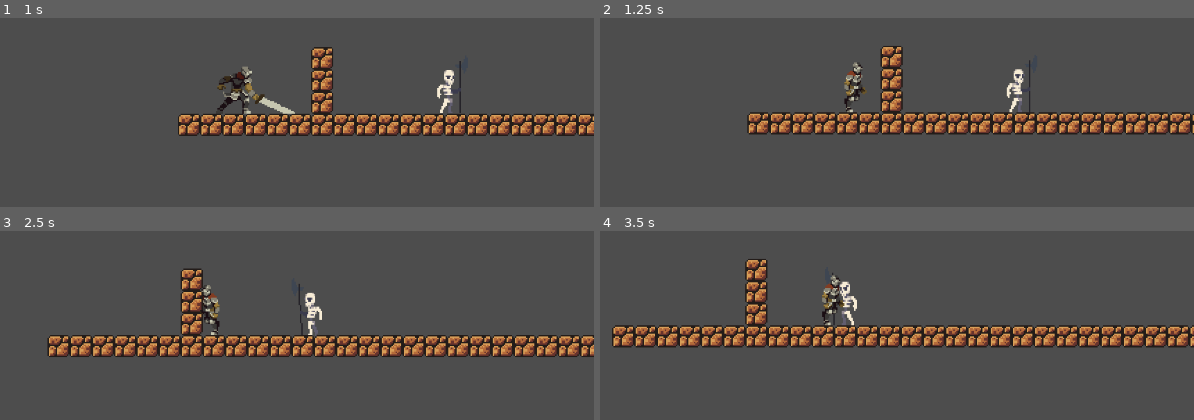
Above: before the commit, frames 1-4 (two rows, left to right).
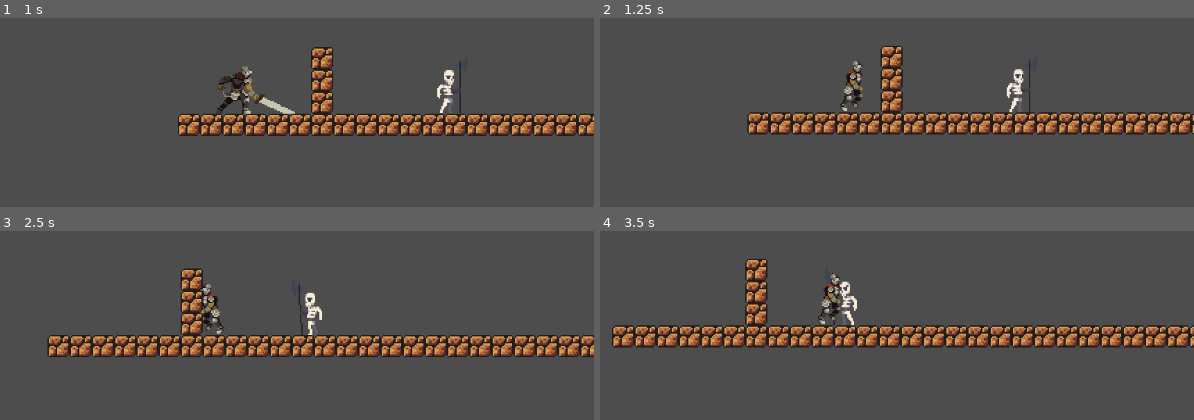
Above: after the commit, the same moments.

Repository: AMuh2020/amal_carole
Game: Godot game, scene res://scenes/levels/level_1.tscn
Two runs of this game, one before a commit and one after it. Both use one fixed random seed, a clock stepped at 60 frames per second and the inputs below. This scene is started directly instead of the project's main scene.
Inputs:
- Up to frame 1 (1 s): tap Enter at 0.5 s; hold D (move_right) from 0.53 s (still down); tap J (attack) at 0.6 s; tap Space (jump) at 0.77 s
- Up to frame 2 (1.25 s): keep holding D (move_right)
- Up to frame 3 (2.5 s): tap S (crouch) at 1.35 s; tap Space (jump) at 1.52 s; release D (move_right) at 2.03 s; hold A (move_left) from 2.03 s (still down); hold E (interact) from 2.03 s (still down)
- Up to frame 4 (3.5 s): release A (move_left) at 2.78 s; release E (interact) at 2.78 s; hold D (move_right) from 2.78 s (still down); tap J (attack) at 2.85 s; tap Space (jump) at 3.02 s

Frame 1 is identical in both runs. In frame 2, 0.5% of the frame differs, in the area x 40-45%, y 22-51%; in frame 3, 0.5%; in frame 4, 0.5%, in the area x 36-42%, y 22-51%.

Commit message:
merge-fix: duplicates with old and new after a merge (NOTE TO SELF: BE CAREFUL WITH MERGES)

Diff:
--- a/scenes/levels/level_1.tscn
+++ b/scenes/levels/level_1.tscn
@@ -1,11 +1,11 @@
-[gd_scene load_steps=6 format=4 uid="uid://dn1071flmioco"]
+[gd_scene load_steps=6 format=4 uid="uid://h0dg0j1q4t5t"]
 
-[ext_resource type="PackedScene" uid="uid://dajn4ssj34ym7" path="res://scenes/players_and_enemies/player.tscn" id="1_bswci"]
-[ext_resource type="PackedScene" uid="uid://bvkquk144ij2p" path="res://scenes/players_and_enemies/skeleton_enemy.tscn" id="1_rus8k"]
-[ext_resource type="Texture2D" uid="uid://dun7lt5jfg3fn" path="res://assets/brackeys_platformer_assets/sprites/world_tileset.png" id="2_rus8k"]
+[ext_resource type="PackedScene" uid="uid://jg383sevgif8" path="res://scenes/players_and_enemies/skeleton_enemy.tscn" id="1_nsrm0"]
+[ext_resource type="PackedScene" uid="uid://ciotouojb2y8v" path="res://scenes/players_and_enemies/player.tscn" id="2_x42e6"]
+[ext_resource type="Texture2D" uid="uid://dun7lt5jfg3fn" path="res://assets/brackeys_platformer_assets/sprites/world_tileset.png" id="3_6761a"]
 
 [sub_resource type="TileSetAtlasSource" id="TileSetAtlasSource_hbghi"]
-texture = ExtResource("2_rus8k")
+texture = ExtResource("3_6761a")
 0:0/0 = 0
 0:0/0/physics_layer_0/polygon_0/points = PackedVector2Array(-8, -8, 8, -8, 8, 8, -8, 8)
 1:0/0 = 0
--- a/scenes/players_and_enemies/player.tscn
+++ b/scenes/players_and_enemies/player.tscn
@@ -392,7 +392,7 @@
 }],
 "loop": true,
 "name": &"run",
-"speed": 10.0
+"speed": 15.0
 }]
 
 [sub_resource type="RectangleShape2D" id="RectangleShape2D_3v2ag"]
Not shown: 1 places in scenes/levels/level_0.tscn that only renumber resources
Not shown: 1 places in scenes/levels/level_1.tscn that only renumber resources
Not shown: 1 places in scenes/players_and_enemies/player.tscn that only renumber resources
Not shown: 2 places in scenes/players_and_enemies/skeleton_enemy.tscn that only renumber resources
